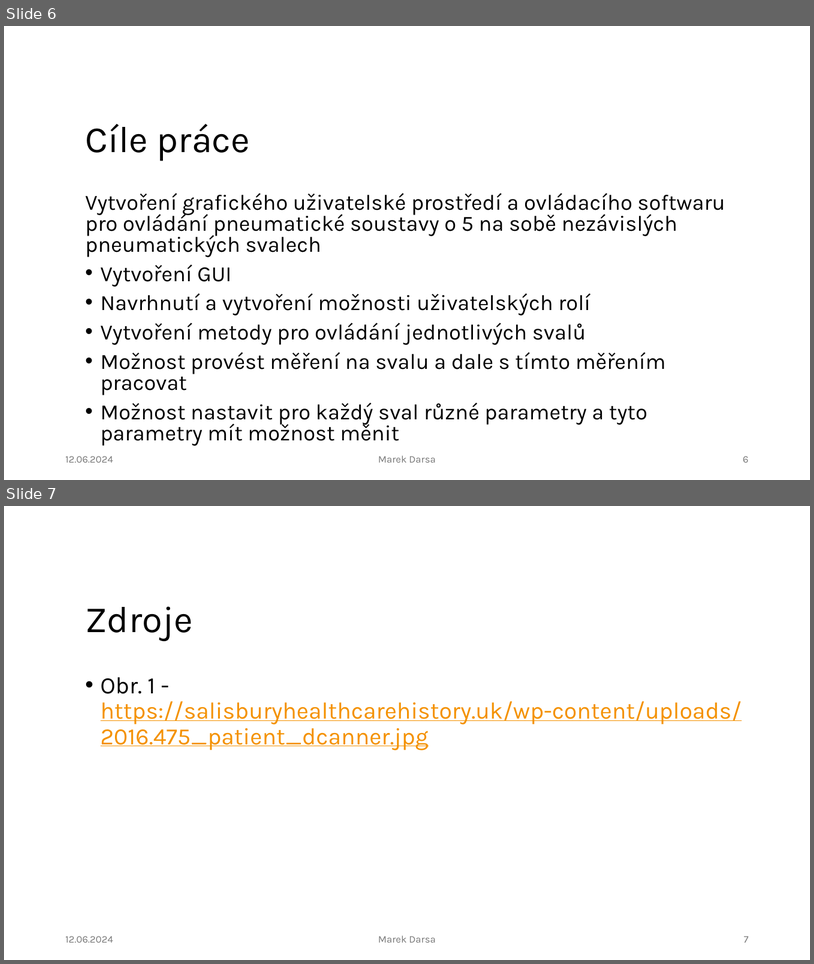
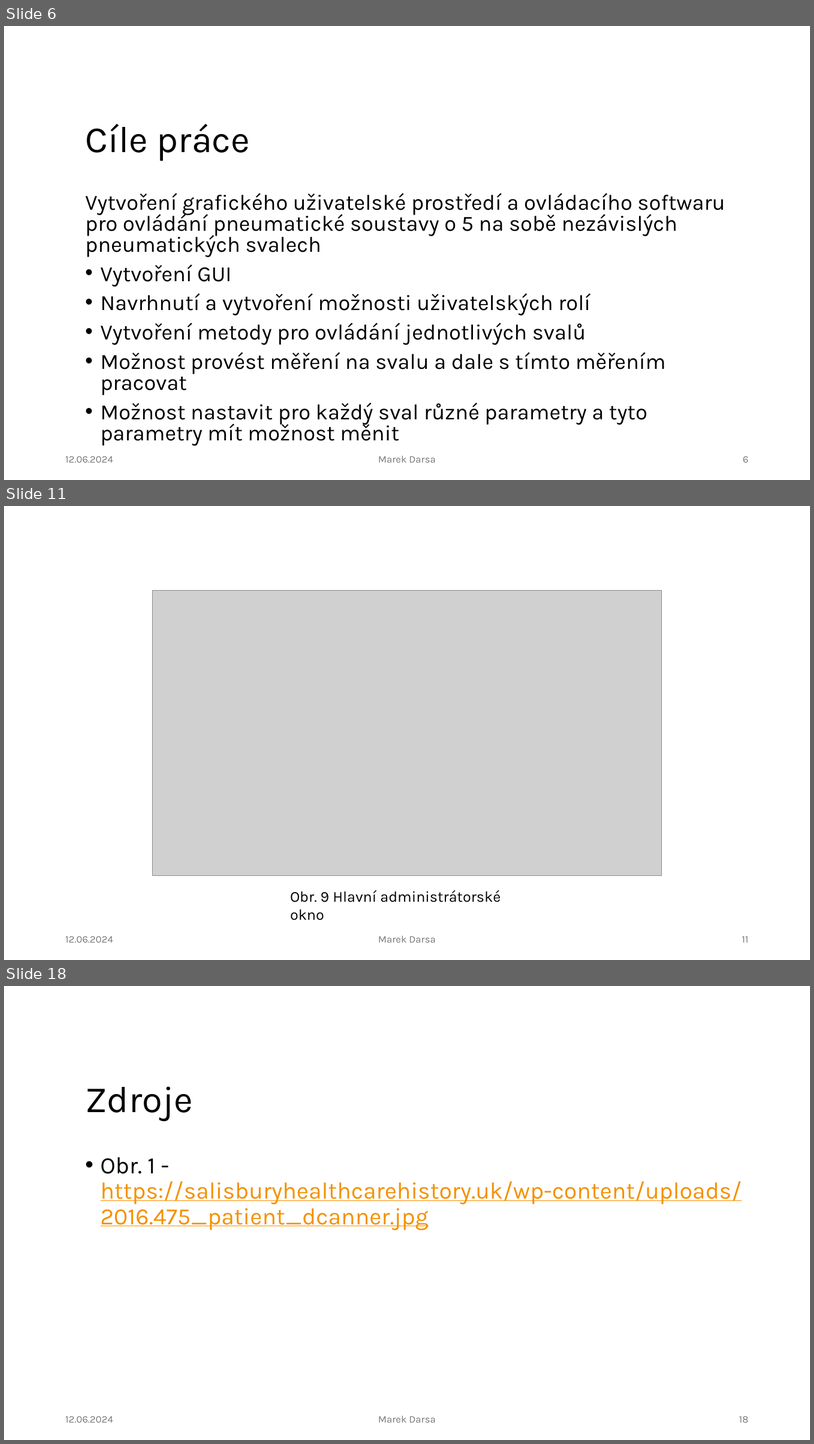
Before and after one commit to IronKnee22/Bakalarka, a slide deck: N_Obhajoba_darsamar.pptx. Shown one above the other, each under a label of ours: slides 6 and 7 before the commit, slides 6, 11 and 18 after it; the slides between them are not shown. The pictures are 814x964 and 814x1444 pixels, drawn with LibreOffice and Linux fonts; fonts in the diff are those of the drawing; grey boxes stand for pictures; background and template pictures are left out. Boxes give left, top, right and bottom in pixels: in the first picture for what was removed or moved away, otherwise in the second. Text is boxed around its words. In the diff, an @@ line names an element or a change of style, - is before the commit and + after.

```diff
--- a/N_Obhajoba_darsamar.pptx
+++ b/N_Obhajoba_darsamar.pptx
@@ slide 11 added at [4, 506, 810, 960], background #FFFFFF @@
@@ picture added at [153, 590, 662, 875] @@
@@ text added at [290, 890, 501, 920], 18 pt, text #000000 @@
+Obr. 9 Hlavní administrátorské okno
@@ text added at [65, 936, 113, 942], 12 pt, text #797979 @@
+12.06.2024
@@ text added at [378, 935, 435, 942], 12 pt, text #797979 @@
+Marek Darsa
@@ page number added at [742, 936, 749, 942], 12 pt, text #797979 @@
+11
@@ what was slide 7 is now slide 18 @@
@@ page number at [740, 1416, 749, 1422]: text changed @@
-7
+18
```
Also in this commit, not shown: 10 other slides added, 5 other files.
